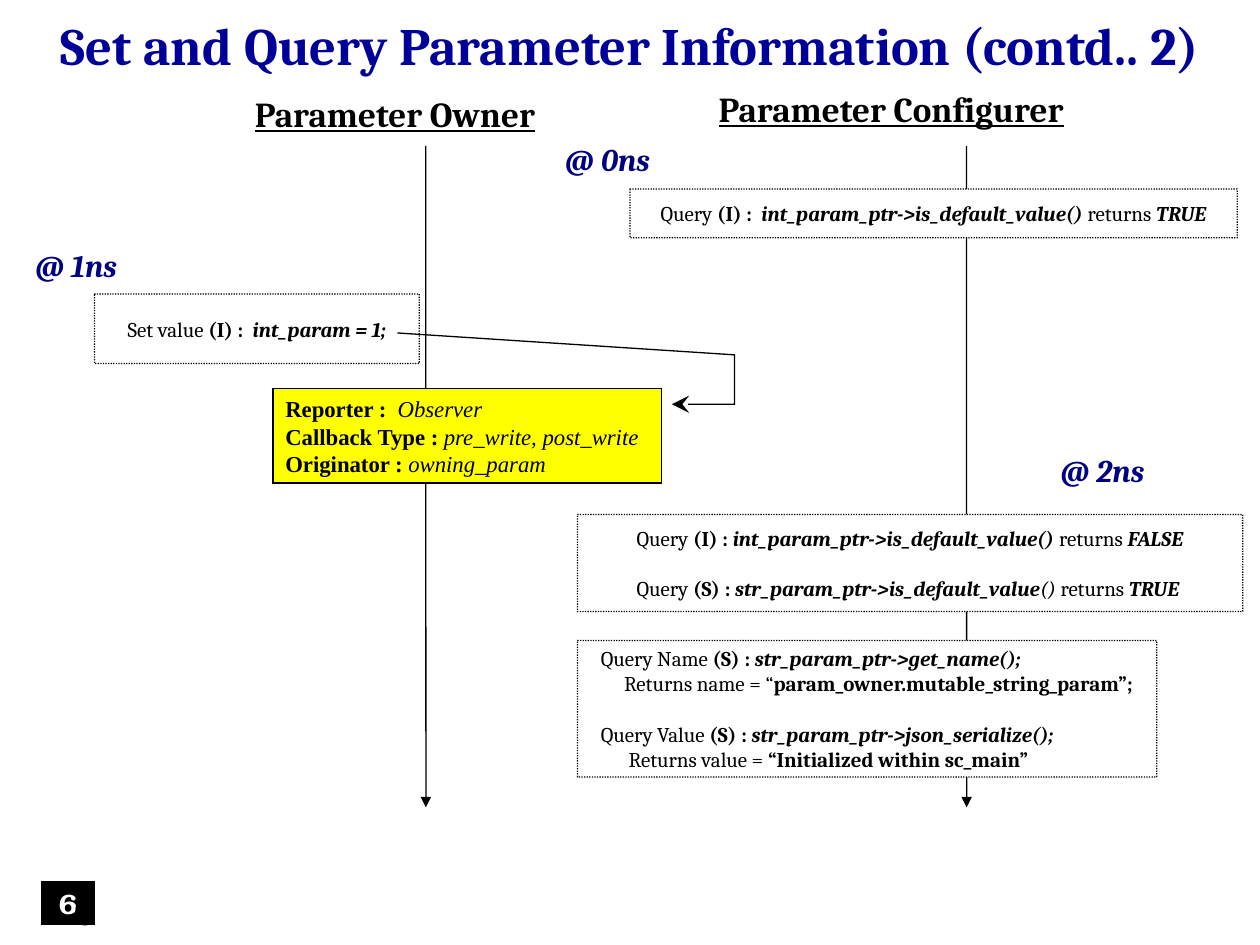
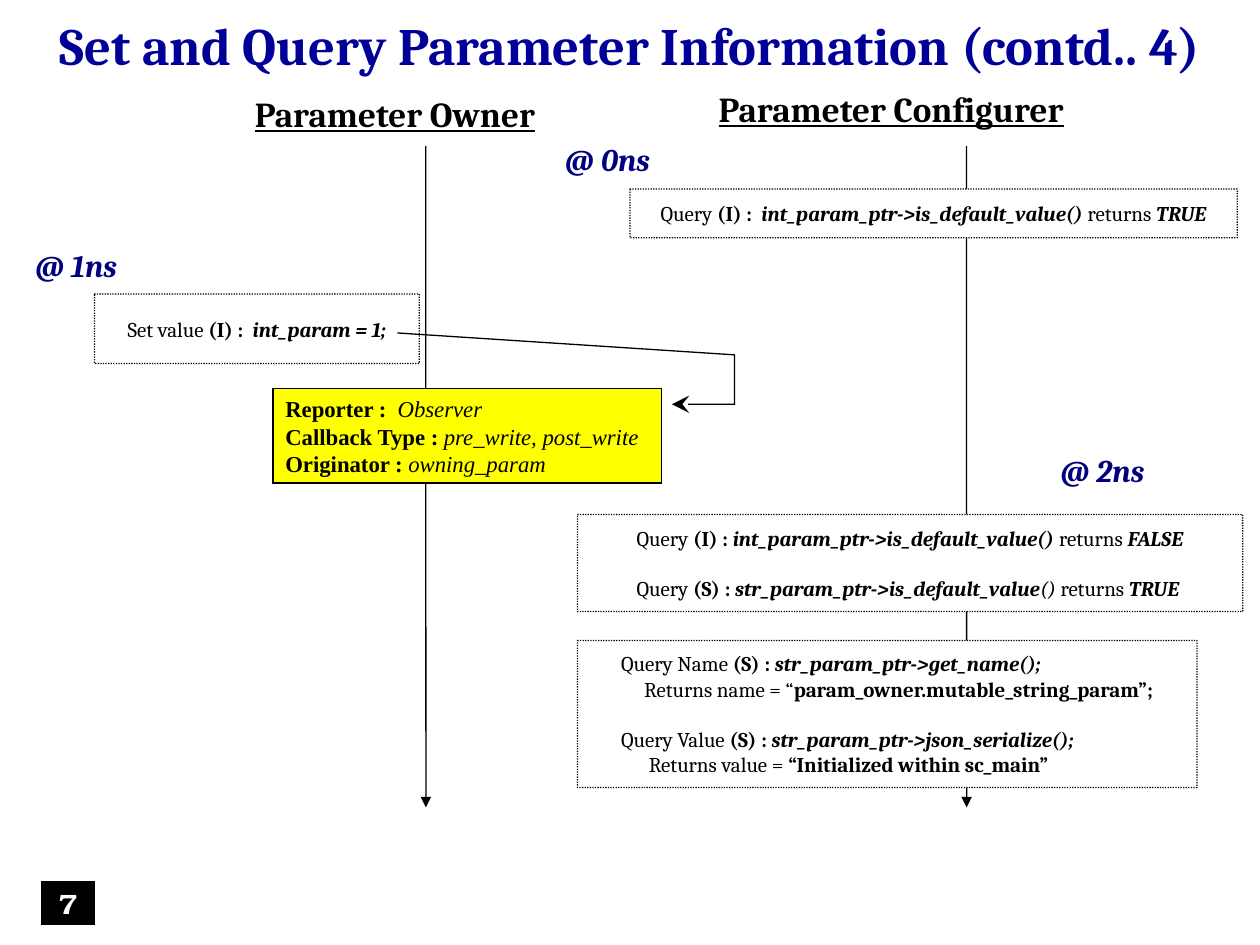
Before and after one commit to accellera-official/cci, a slide deck: slide 7 of examples/ex7_Parameter_Information/docs/ex7_Parameter_Information.ppt (slide 6 before the commit). Drawn at 1260x945 pixels with LibreOffice and Linux fonts; fonts in the diff are those of the drawing; background and template pictures are left out. Boxes give left, top, right and bottom in pixels: in the first picture for what was removed or moved away, otherwise in the second. Text is boxed around its words. In the diff, an @@ line names an element or a change of style, - is before the commit and + after.

```diff
--- a/examples/ex7_Parameter_Information/docs/ex7_Parameter_Information.ppt
+++ b/examples/ex7_Parameter_Information/docs/ex7_Parameter_Information.ppt
@@ text at (60, 27, 1199, 77): text changed @@
-Set and Query Parameter Information (contd.. 2)
+Set and Query Parameter Information (contd.. 4)
@@ rounded rectangle "Query Name (S) : str_param_ptr->get_name();": place and size @@
-rounded rectangle "Query Name (S) : str_param_ptr->get_name();" at (577, 640, 1157, 776)
+rounded rectangle "Query Name (S) : str_param_ptr->get_name();" at (577, 640, 1197, 788)
@@ text in rectangle at (44, 895, 71, 934): text changed @@
-6
+7
@@ page number at (59, 895, 77, 914): text changed; size 24 to 28 pt; font Times New Roman to Arial; text colour #000000 to #000099 @@
-6
+7
```
Also in this commit, not shown: 19 other slides changed, 1 slide added, 10 other files.
